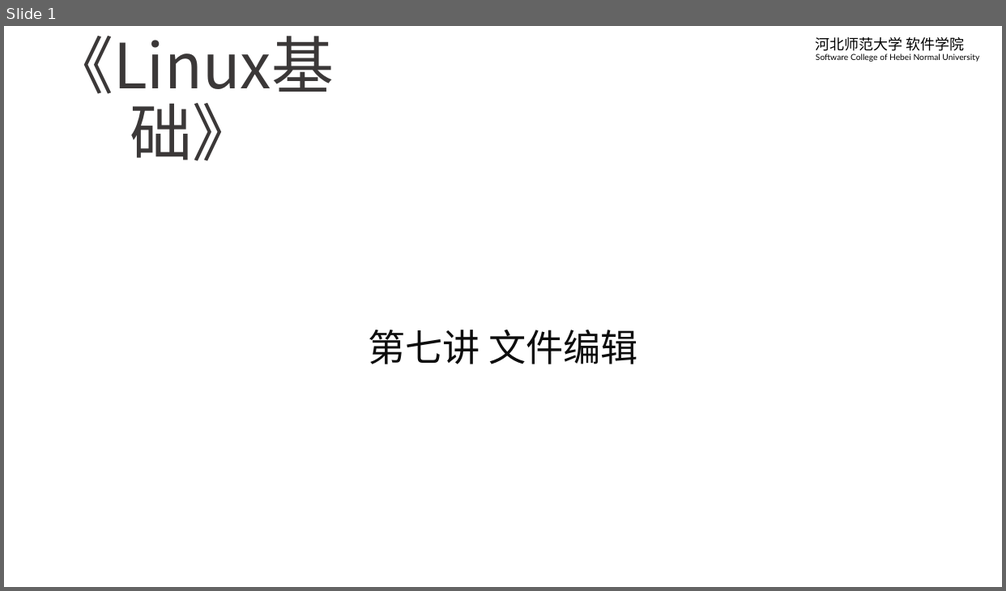
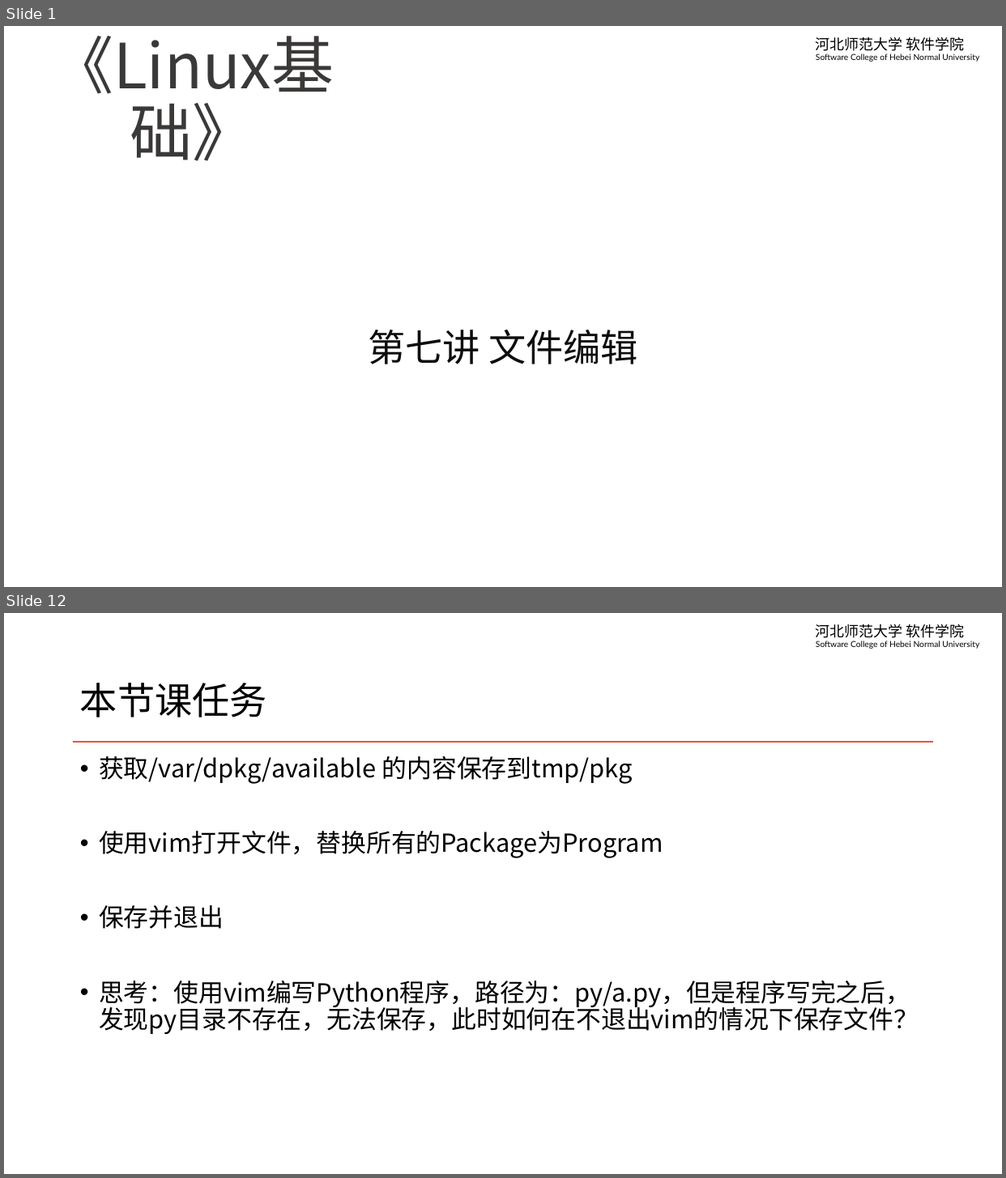
Before and after one commit to edu2act/course-linux-system, a slide deck: materials/slides/ch07-edit-file.pptx. Shown one above the other, each under a label of ours: slide 1 before the commit, slides 1 and 12 after it; the slides between them are not shown. The pictures are 1006x591 and 1006x1178 pixels, drawn with LibreOffice and Linux fonts; fonts in the diff are those of the drawing; background and template pictures are left out. Boxes give left, top, right and bottom in pixels: in the first picture for what was removed or moved away, otherwise in the second. Text is boxed around its words. In the diff, an @@ line names an element or a change of style, - is before the commit and + after.

```diff
--- a/materials/slides/ch07-edit-file.pptx
+++ b/materials/slides/ch07-edit-file.pptx
@@ slide 12 added at (4, 613, 1002, 1174), background #FFFFFF; not listed: 1 template element that a slide beside it also shows @@
@@ title added at (80, 683, 267, 717), 36 pt, text #000000 @@
+本节课任务
@@ line added from (73, 742) to (934, 742), #F0532E 1.5 pt @@
@@ text added at (99, 756, 918, 1034), 24 pt, text #000000 @@
+• 获取/var/dpkg/available 的内容保存到tmp/pkg
+• 使用vim打开文件，替换所有的Package为Program
+• 保存并退出
+• 思考：使用vim编写Python程序，路径为：py/a.py，但是程序写完之后，发现py目录不存在，无法保存，此时如何在不退出vim的情况下保存文件？
```
Also in this commit, not shown: 8 slides changed, 2 other slides added, 3 other files.
